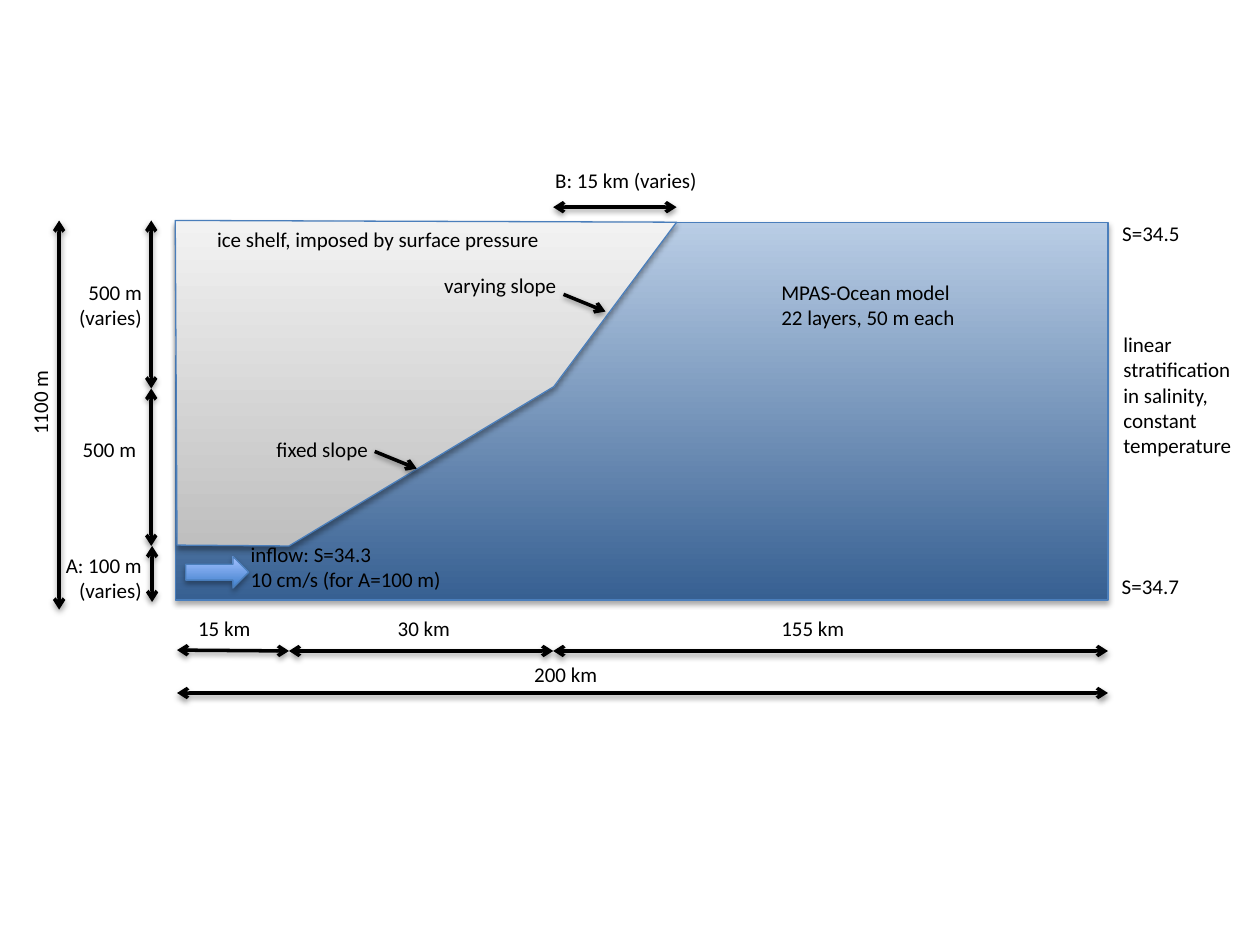
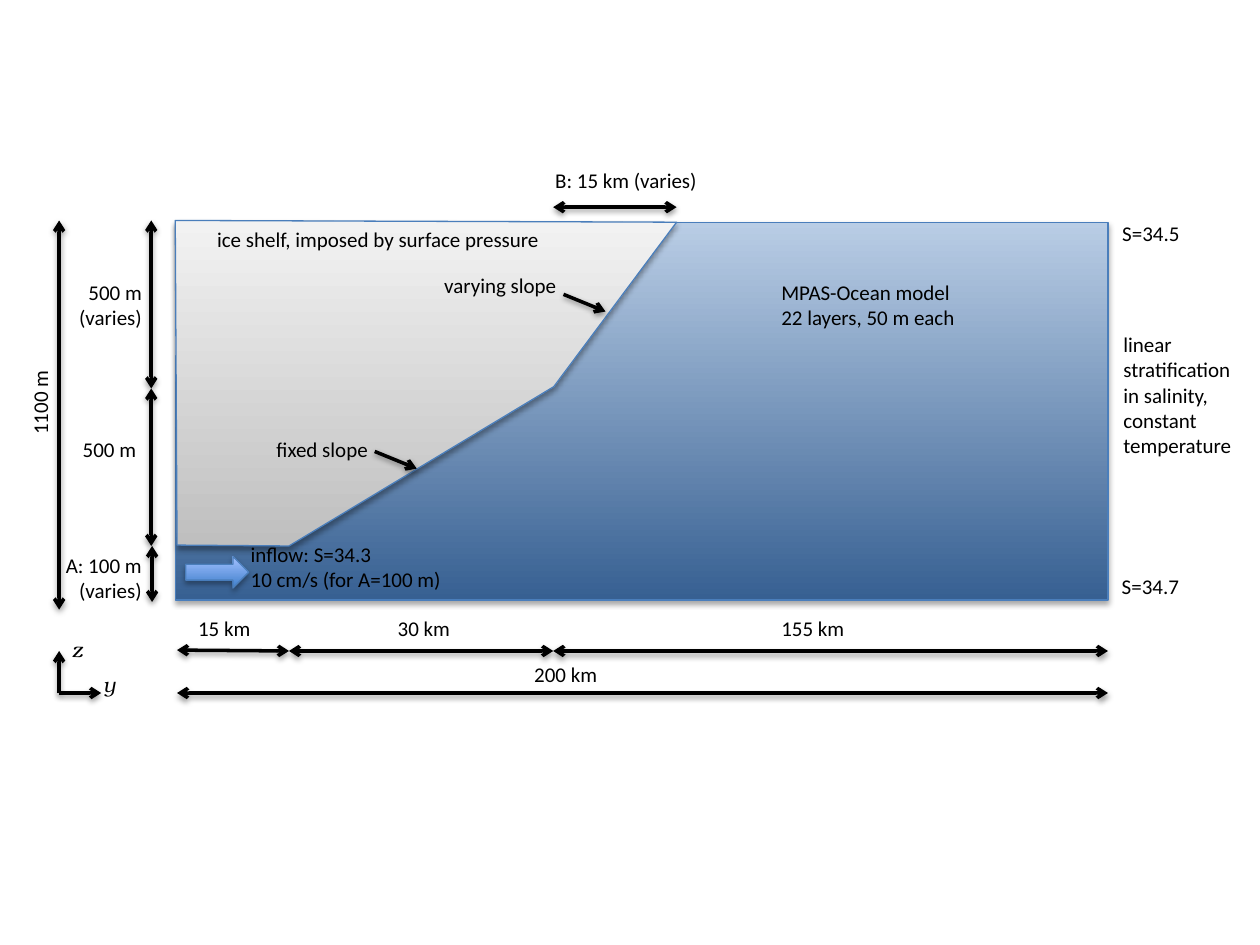
Before and after one commit to MPAS-Dev/MPAS-Documents, a slide deck: slide 1 of ocean/current_design_doc/sub-ice_shelf_ocean_test/f/sub-ice_shelf_diagram1.pptx. Drawn at 1260x945 pixels with LibreOffice and Linux fonts; fonts in the diff are those of the drawing. Boxes give left, top, right and bottom in pixels: in the first picture for what was removed or moved away, otherwise in the second. Text is boxed around its words. In the diff, an @@ line names an element or a change of style, - is before the commit and + after.

```diff
--- a/ocean/current_design_doc/sub-ice_shelf_ocean_test/f/sub-ice_shelf_diagram1.pptx
+++ b/ocean/current_design_doc/sub-ice_shelf_ocean_test/f/sub-ice_shelf_diagram1.pptx
@@ arrow added from (59, 693) to (59, 651), #000000 2 pt @@
@@ text added at [72,646,83,658], 12 pt, text #000000, italic @@
+z
@@ text added at [103,681,116,697], 12 pt, text #000000, italic @@
+y
@@ arrow added from (59, 693) to (101, 693), #000000 2 pt @@
```
Also in this commit, not shown: 1 other slide changed, 2 slides added, 5 other files.
